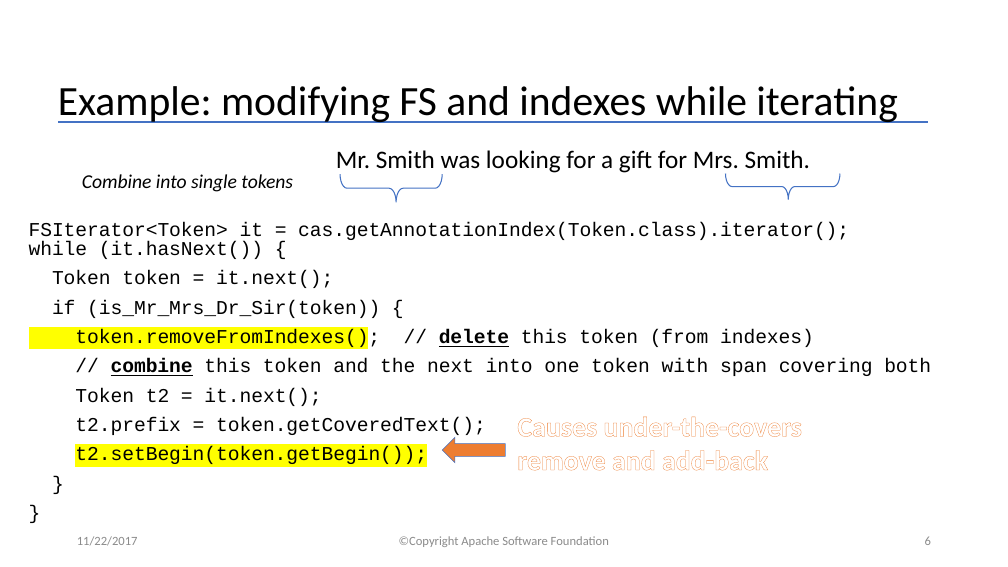
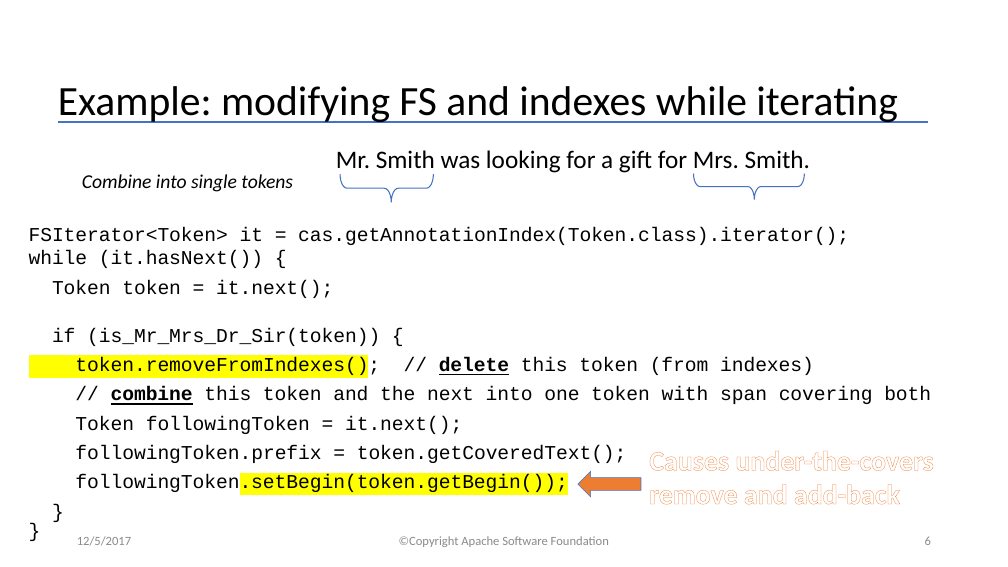
Before and after one commit to apache/uima-site, a slide deck: slide 6 of docs/downloads/uv3/UIMA_V3_Programmers_Solutions.pptx. Drawn at 1008x567 pixels with LibreOffice and Linux fonts; fonts in the diff are those of the drawing. Boxes give left, top, right and bottom in pixels: in the first picture for what was removed or moved away, otherwise in the second. Text is boxed around its words. In the diff, an @@ line names an element or a change of style, - is before the commit and + after.

```diff
--- a/docs/downloads/uv3/UIMA_V3_Programmers_Solutions.pptx
+++ b/docs/downloads/uv3/UIMA_V3_Programmers_Solutions.pptx
@@ left brace: place and size @@
-left brace at bbox=[340, 174, 442, 202]
+left brace at bbox=[340, 174, 433, 202]
@@ left brace: place and size @@
-left brace at bbox=[726, 173, 840, 200]
+left brace at bbox=[693, 173, 805, 200]
@@ text at bbox=[29, 227, 849, 268]: line spacing 0.8 to 1 @@
@@ text at bbox=[75, 416, 627, 495]: text changed @@
-Token t2 = it.next();
-t2.prefix = token.getCoveredText();
-t2.setBegin(token.getBegin());
-}
-}
+Token followingToken = it.next();
+followingToken.prefix = token.getCoveredText();
+followingToken.setBegin(token.getBegin());
+}
+}
@@ text "Causes under-the-covers remove and add-back": place and size @@
-text "Causes under-the-covers remove and add-back" at bbox=[517, 416, 802, 471]
+text "Causes under-the-covers remove and add-back" at bbox=[649, 451, 933, 505]
@@ right arrow: place and size @@
-right arrow at bbox=[442, 437, 506, 463]
+right arrow at bbox=[578, 471, 641, 497]
@@ text at bbox=[77, 536, 131, 545]: text changed @@
-11/22/2017
+12/5/2017
```
Also in this commit, not shown: 29 other slides changed.
